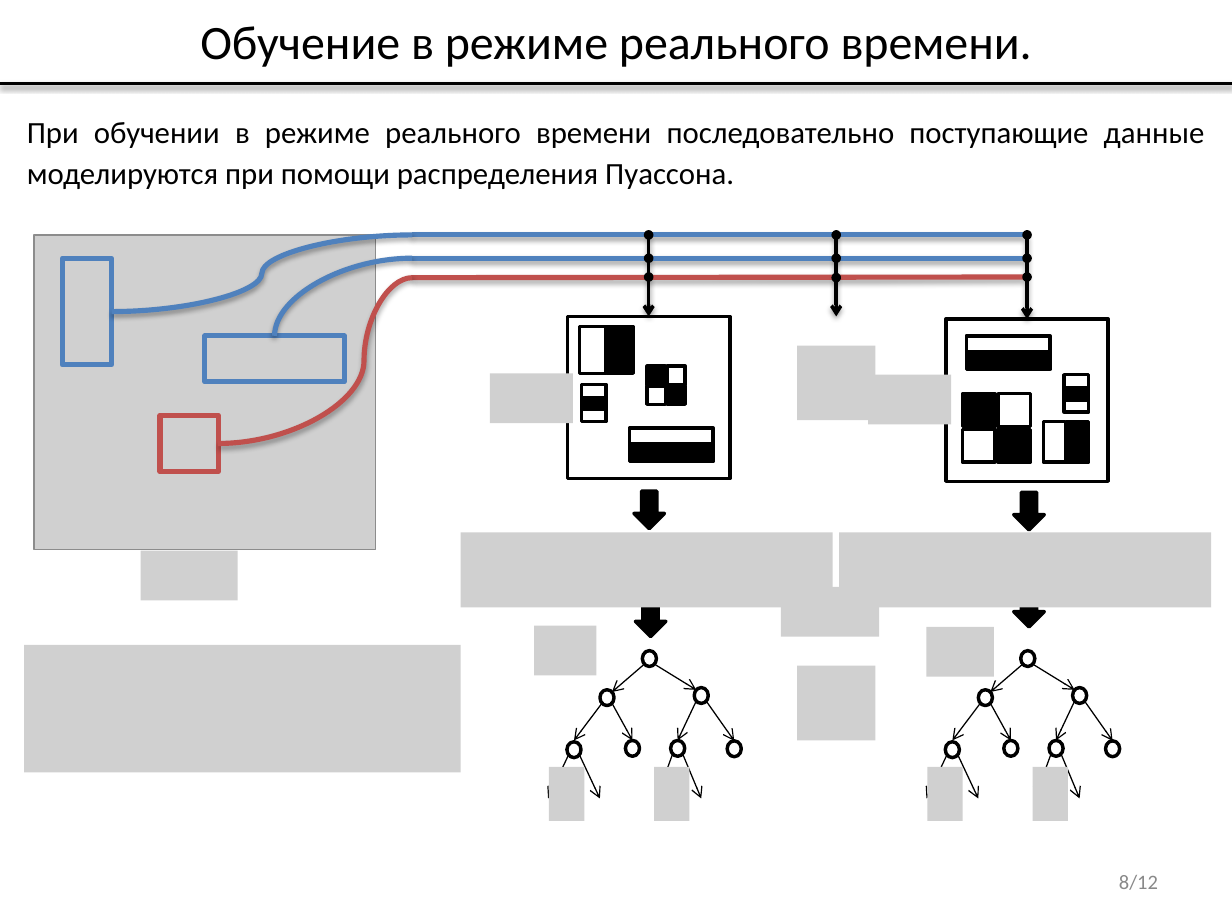
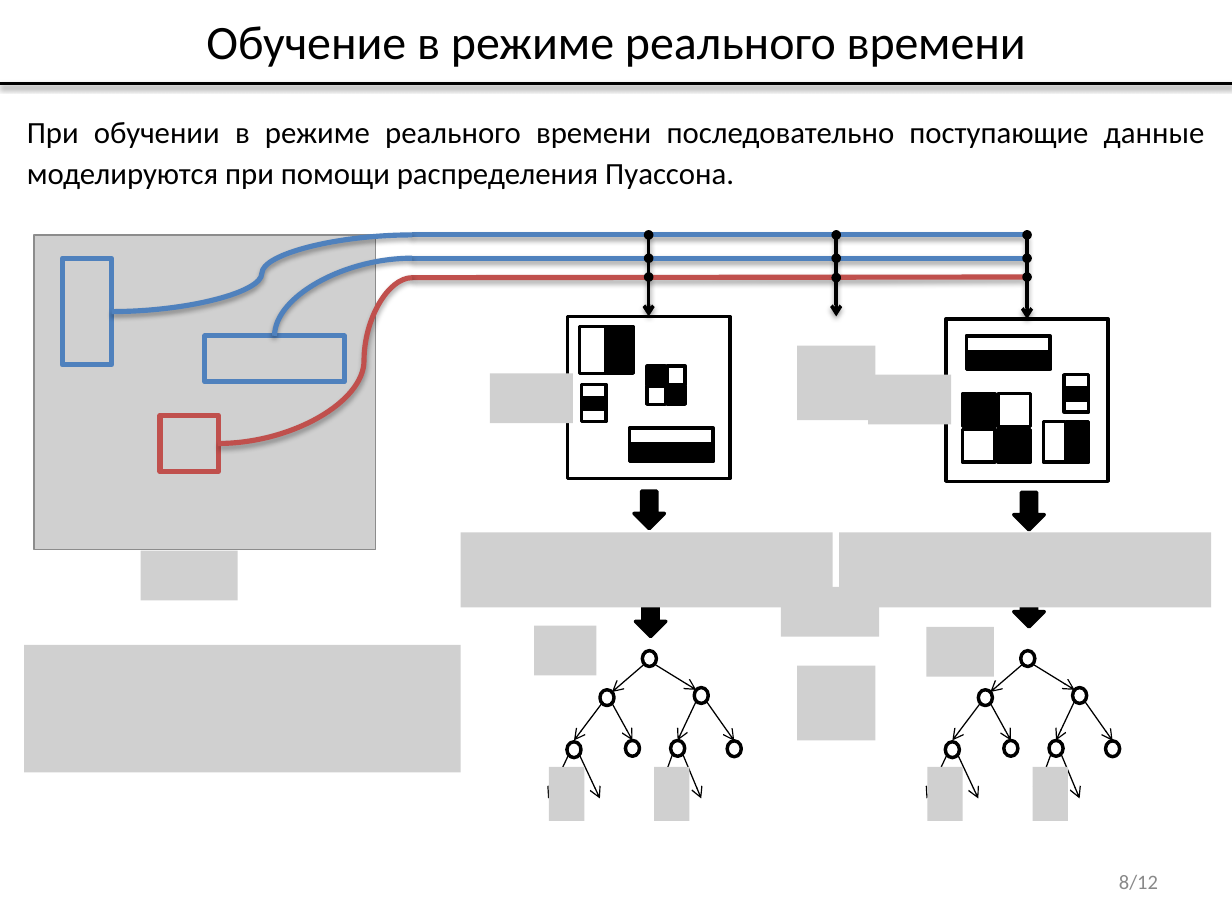
Before and after one commit to vladdimakov/cv2, a slide deck: slide 8 of ВКР/Презентация_Димаков_В.С._МП-40.pptx. Drawn at 1232x924 pixels with LibreOffice and Linux fonts; fonts in the diff are those of the drawing; grey boxes stand for pictures. Boxes give left, top, right and bottom in pixels: in the first picture for what was removed or moved away, otherwise in the second. Text is boxed around its words. In the diff, an @@ line names an element or a change of style, - is before the commit and + after.

```diff
--- a/ВКР/Презентация_Димаков_В.С._МП-40.pptx
+++ b/ВКР/Презентация_Димаков_В.С._МП-40.pptx
@@ title at bbox=[206, 26, 1026, 67]: text changed @@
-Обучение в режиме реального времени.
+Обучение в режиме реального времени
```
Also in this commit, not shown: 9 other slides changed, 14 other files.
